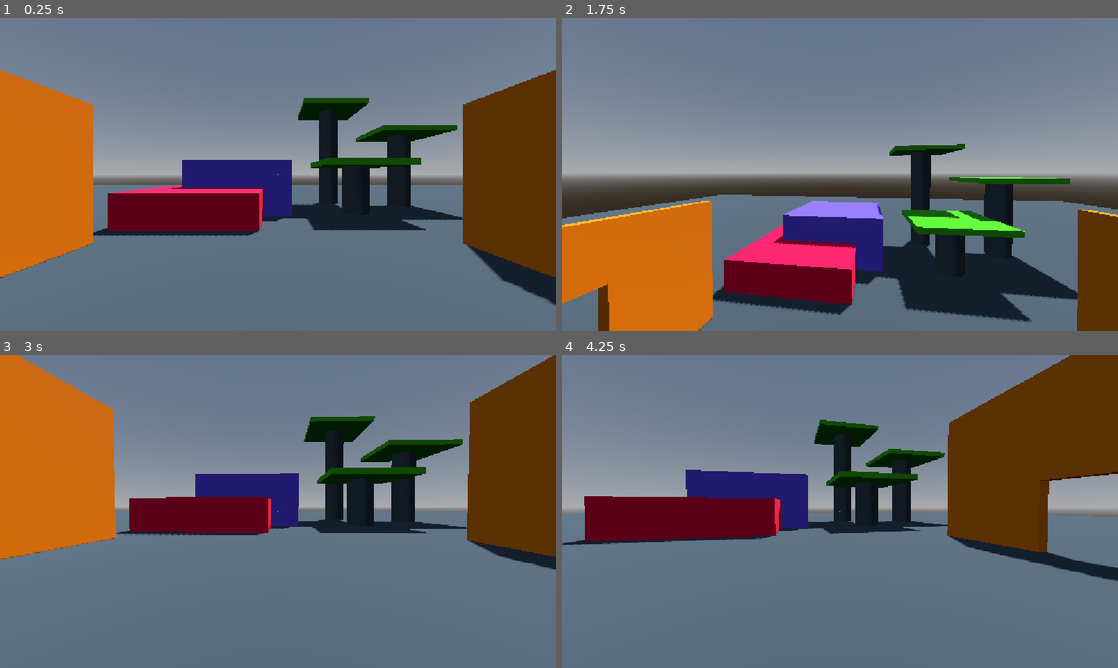
Above: before the commit, frames 1-4 (two rows, left to right).
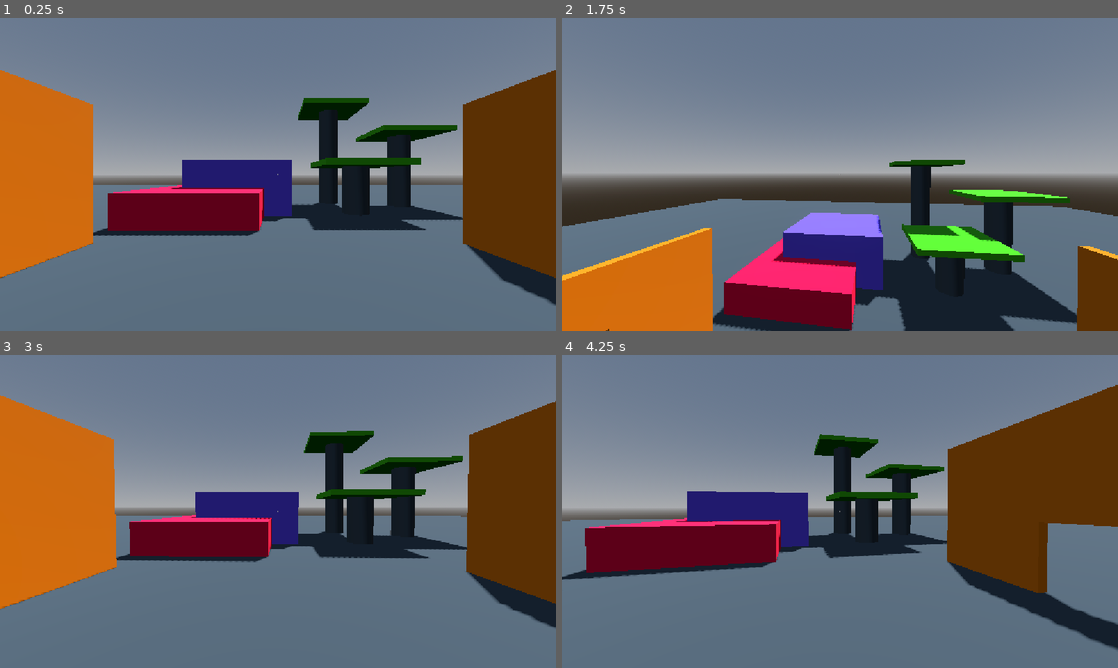
Above: after the commit, the same moments.

Repository: zednotfound/ultimate_godot
Game: Godot game, scene res://1_input/input_module.tscn
Two runs of this game, one before a commit and one after it. Both use one fixed random seed, a clock stepped at 60 frames per second and the inputs below.
Inputs (mouse positions are in pixels of both pictures, inside the frame that each line leads up to):
- Up to frame 1 (0.25 s): no input
- Up to frame 2 (1.75 s): tap Enter at 0.5 s; move the mouse to (867, 174) at 0.52 s; hold Shift (sprint) 0.53-1.28 s; hold Space (fly_up) from 0.53 s (still down); tap Ctrl (crouch) at 0.6 s; click (867, 174) at 0.67 s; move the mouse to (812, 174) at 1.27 s; tap Shift (sprint) at 1.35 s; click (812, 174) at 1.42 s; tap F (toggle_flight) at 1.55 s
- Up to frame 3 (3 s): keep holding Space (fly_up); move the mouse to (289, 505) at 2.02 s; hold Alt (walk) 2.03-2.78 s; tap F (toggle_flight) at 2.1 s; click (289, 505) at 2.17 s; move the mouse to (272, 517) at 2.77 s; tap Alt (walk) at 2.85 s; click (272, 517) at 2.92 s
- Up to frame 4 (4.25 s): keep holding Space (fly_up); tap Ctrl (crouch) at 3.05, 3.6 s; move the mouse to (878, 514) at 3.52 s; hold Shift (sprint) from 3.53 s (still down); click (878, 514) at 3.67 s

The runs differ from the first frame. In frame 1, less than 0.1% of the frame differs, in the area x 0-100%, y 16-84%; in frame 2, 22%; in frame 3, 22%; in frame 4, 24%, in the area x 0-100%, y 0-95%.

Commit message:
Clean up player input handling

Diff:
--- a/0_sandbox/player/player.gd
+++ b/0_sandbox/player/player.gd
@@ -1,48 +1,72 @@
 class_name Player
 extends CharacterBody3D
 
-# Debug
-@export var debug_info := false
-
-# Mouse
-@export_group("Mouse Stuff")
+enum PlayerMoveState { WALKING, CROUCHING, FLYING }
+enum PlayerMoveSpeed { SLOW_WALKING, WALKING, SPRINTING }
+
+@export_group("Mouse")
 @export var mouse_sensitivity := Vector2(0.15, 0.15)
 @export_range(30.0, 90.0) var max_vertical_look_angle := 90.0
 @export_range(-90.0, -30.0) var min_vertical_look_angle := -90.0
 
-# Movement
 @export_group("Movement")
 @export var movement_acceleration = 2.0
+@export var slow_walk_speed := 2.5
+@export var walk_speed := 6.5
+@export var sprint_speed := 14.0
+
+@export_subgroup("Jumping")
+@export_range(0.1, 30.0) var min_jump_force := 4.5
+@export_range(0.2, 50.0) var max_jump_force := 11.5
+@export_range(0.2, 5.0) var jump_charge_time := 0.5
+@export_range(0.0, 30.0) var jump_camera_stretch := 3.5
+@export_range(0.2, 30.0) var air_jump_force := 8.5
+@export var air_jumps := 1
+
+@export_subgroup("Movement Physics")
 @export var stop_drag := 0.9
-@export var walk_speed := 2.5
-@export var move_speed := 8.0
-@export var sprint_speed := 14.0
 @export var push_force = 5.0
-
-# Gravity and Jumping
-@export_group("Gravity and Jumping")
-@export var gravity := 18.0
-@export_range(0.1, 30.0) var min_jump_force := 5.0
-@export_range(0.2, 50.0) var max_jump_force := 15.0
-@export_range(0.5, 5.0) var jump_charge_time := 2.0
-@export_range(1.0, 30.0) var jump_camera_stretch := 12.0
-@export_range(0.2, 30.0) var air_jump_force := 10.0
-@export var air_jumps := 1
-
-var max_speed := 0.0
-var movement_drag := 0.0
-var movement_direction := Vector3.ZERO
+@export var gravity_multiplier := 2.0
+
+@export_group("Misc")
+@export var debug_info := false
+
+var player_movement_direction := Vector3.ZERO
+var player_move_speed := PlayerMoveSpeed.WALKING
+var player_move_state := PlayerMoveState.WALKING:
+	set(new_player_move_state):
+		match new_player_move_state:
+			PlayerMoveState.CROUCHING:
+				player_animation.play("crouch")
+			# Stand up after crouching
+			_ when player_move_state == PlayerMoveState.CROUCHING:
+				player_animation.play_backwards("crouch")
+		player_move_state = new_player_move_state
+
+# How fast the player should be moving at
+var player_move_speed_scalar: float:
+	get:
+		match player_move_speed:
+			PlayerMoveSpeed.SLOW_WALKING:
+				return slow_walk_speed
+			PlayerMoveSpeed.SPRINTING:
+				return sprint_speed
+			_:
+				return walk_speed
+
+var player_movement_drag: float:
+	get:
+		return movement_acceleration / player_move_speed_scalar
+
 var jump_charge := 0.0
 var air_jumps_remaining := air_jumps
-var is_crouching := false:
-	set(value):
-		is_crouching = value
-		if not is_crouching:
-			player_animation.play_backwards("crouch")
-		else:
-			player_animation.play("crouch")
+var can_jump: bool:
+	get:
+		return (
+			player_move_state != PlayerMoveState.FLYING
+			and (is_on_floor() or not jump_grace_timer.is_stopped())
+		)
 var was_on_floor := false
-var is_flying := false
 
 @onready var camera: Camera3D = $Camera3D
 @onready var camera_starting_fov := camera.fov
@@ -54,11 +78,65 @@
 	# Capture the mouse at the start of the game
 	Input.mouse_mode = Input.MOUSE_MODE_CAPTURED
 
-	# Character moves at the move_speed by default
-	set_new_max_speed(move_speed)
-
 
 func _process(delta: float) -> void:
+	process_player_quitting_input()
+	process_player_movement_state_and_speed()
+	process_player_movement_direction_input()
+	process_player_jump_input(delta)
+
+
+func _physics_process(delta: float) -> void:
+	# Apply gravity while the player is not on the floor and not flying
+	if not is_on_floor() and player_move_state != PlayerMoveState.FLYING:
+		velocity += get_gravity() * gravity_multiplier * delta
+
+	# Track last frame on the floor
+	if is_on_floor():
+		was_on_floor = true
+		jump_grace_timer.stop()
+	elif was_on_floor:
+		was_on_floor = false
+		jump_grace_timer.start()
+
+	# Determine drag
+	var drag := player_movement_drag
+	if player_movement_direction.is_zero_approx():
+		drag = stop_drag
+
+	if player_move_state == PlayerMoveState.FLYING:
+		move_and_collide(player_movement_direction * player_move_speed_scalar * delta)
+	else:
+		# Determine velocity -> no vertical velocity
+		var walk_velocity := Vector3(velocity.x, 0.0, velocity.z)
+
+		# Calculate the velocity and add it to the current velocity
+		var velocity_to_add: Vector3 = (
+			(player_movement_direction * movement_acceleration) - (walk_velocity * drag)
+		)
+		velocity += velocity_to_add
+		move_and_slide()
+
+	physics_push_other_bodies()
+
+
+func _input(event: InputEvent) -> void:
+	# Rotate the camera based on mouse motion
+	if event is InputEventMouseMotion and Input.mouse_mode == Input.MOUSE_MODE_CAPTURED:
+		# Rotate the controller left and right based on horizontal mouse motion
+		rotation_degrees.y -= event.relative.x * mouse_sensitivity.x
+
+		# Rotate the camera up and down based on vertical mouse motion
+		camera.rotation_degrees.x -= event.relative.y * mouse_sensitivity.y
+
+		# Clamp the camera rotation between min and max look angles
+		camera.rotation_degrees.x = clampf(
+			camera.rotation_degrees.x, min_vertical_look_angle, max_vertical_look_angle
+		)
+
+
+# Process when the player hits ESC to quit and mouse re-capture if cancelling.
+func process_player_quitting_input() -> void:
 	# Capture the mouse if the left mouse button is pressed
 	if (
 		Input.is_mouse_button_pressed(MOUSE_BUTTON_LEFT)
@@ -75,57 +153,75 @@
 			# Release the mouse if it is currently captured
 			Input.mouse_mode = Input.MOUSE_MODE_VISIBLE
 
+
+# Determine what movement state the player is in based on input
+func process_player_movement_state_and_speed() -> void:
+	# Flying, crouching, or walking
 	if Input.is_action_just_pressed("toggle_flight"):
-		if is_flying:
-			is_flying = false
+		if player_move_state != PlayerMoveState.FLYING:
+			player_move_state = PlayerMoveState.FLYING
+			play_begin_flying_tween()
 		else:
-			is_flying = true
-			var flight_tween = create_tween()
-			flight_tween.set_ease(Tween.EASE_OUT)
-			flight_tween.set_trans(Tween.TRANS_QUAD)
-			flight_tween.tween_property(
-				self, "global_position", global_position + Vector3(0, 3.5, 0), 0.3
-			)
-			flight_tween.play()
-
-	# Get the movement input as a Vector2, X is the left/right input, Y is the forward/backward
+			player_move_state = PlayerMoveState.WALKING
+
+	if Input.is_action_just_pressed("crouch") and player_move_state != PlayerMoveState.FLYING:
+		if player_move_state != PlayerMoveState.CROUCHING:
+			player_move_state = PlayerMoveState.CROUCHING
+		else:
+			player_move_state = PlayerMoveState.WALKING
+
+	# Speed
+	if Input.is_action_pressed("walk"):
+		player_move_speed = PlayerMoveSpeed.SLOW_WALKING
+	elif Input.is_action_pressed("sprint"):
+		player_move_speed = PlayerMoveSpeed.SPRINTING
+	else:
+		player_move_speed = PlayerMoveSpeed.WALKING
+
+
+# Process what direction the player is trying to move in
+func process_player_movement_direction_input() -> void:
+	# Get the movement input as a Vector2
+	#   X is the left/right input
+	#   Y is the forward/backward
 	var input_direction := Input.get_vector(
 		"move_left", "move_right", "move_forward", "move_backward"
 	)
 
 	# Calculate the movement direction, multiply with the basis
 	# so that we move according to the controllers rotation
-	var new_move_dir := transform.basis * Vector3(input_direction.x, 0.0, input_direction.y)
-
-	if is_flying:
-		if Input.is_action_pressed("fly_up"):
-			new_move_dir += Vector3(0, 1, 0)
-
-		if Input.is_action_pressed("fly_down"):
-			new_move_dir += Vector3(0, -1, 0)
-
-	if not is_flying:
-		movement_direction = Vector3(new_move_dir.x, 0.0, new_move_dir.z).normalized()
-	else:
-		movement_direction = new_move_dir.normalized()
-	determine_player_move_speed()
-
-	if not is_flying:
+	var new_move_direction := transform.basis * Vector3(input_direction.x, 0.0, input_direction.y)
+
+	# Apply vertical direction based on player move state
+	match player_move_state:
+		PlayerMoveState.FLYING when Input.is_action_pressed("fly_up"):
+			new_move_direction += Vector3.UP
+		PlayerMoveState.FLYING when Input.is_action_pressed("fly_down"):
+			new_move_direction += Vector3.DOWN
+		_:
+			new_move_direction.y = 0.0
+
+	player_movement_direction = new_move_direction.normalized()
+
+
+# Process player charged and air jumping
+func process_player_jump_input(delta: float) -> void:
+	if player_move_state != PlayerMoveState.FLYING:
 		# Charge up jump
 		if Input.is_action_just_pressed("jump"):
-			if can_jump():
+			if can_jump:
 				camera.v_offset = -0.05
 			else:
 				air_jump()
-		if Input.is_action_pressed("jump") and can_jump():
+		if Input.is_action_pressed("jump") and can_jump:
 			jump_charge = min(jump_charge_time, jump_charge + delta)
 			camera.fov = (
 				camera_starting_fov + (jump_charge / jump_charge_time) * jump_camera_stretch
 			)
 		# Release charged jump
-		elif Input.is_action_just_released("jump") and can_jump():
-			if is_crouching:
-				is_crouching = false
+		elif Input.is_action_just_released("jump") and can_jump:
+			if player_move_state == PlayerMoveState.CROUCHING:
+				player_move_state = PlayerMoveState.WALKING
 			var jump_force = (
 				min_jump_force
 				+ ((jump_charge / jump_charge_time) * (max_jump_force - min_jump_force))
@@ -135,99 +231,46 @@
 			camera.v_offset = 0
 			camera.fov = camera_starting_fov
 
-		# Crouch
-		if Input.is_action_just_pressed("crouch"):
-			is_crouching = not is_crouching
-
-
-func _physics_process(delta: float) -> void:
-	# Apply gravity while the controller is not on the floor and not flying
-	if not is_on_floor() and not is_flying:
-		velocity.y -= gravity * delta
-
-	# Track last frame on the floor
-	if is_on_floor():
-		was_on_floor = true
-		jump_grace_timer.stop()
-	elif was_on_floor:
-		was_on_floor = false
-		jump_grace_timer.start()
-
-	# Using movement_drag by default
-	var drag := movement_drag
-
-	# Use the stop_drag if there is no movement direction
-	if movement_direction.is_zero_approx():
+
+# Determine the drag to apply to player movement
+func physics_calculate_drag() -> float:
+	var drag := player_movement_drag
+	if player_movement_direction.is_zero_approx():
 		drag = stop_drag
-
-	if is_flying:
-		move_and_collide(movement_direction * max_speed * delta)
-	else:
-		# Get the flat velocity -> no vertical velocity
-		var flat_velocity := Vector3(velocity.x, 0.0, velocity.z)
-
-		# Calculate the velocity and add it to the current velocity
-		var velocity_to_add: Vector3 = (
-			(movement_acceleration * movement_direction) - (flat_velocity * drag)
-		)
-		velocity += velocity_to_add
-		move_and_slide()
-
-	# For pushing rigid bodies around
+	return drag
+
+
+# Push other physics bodies
+func physics_push_other_bodies() -> void:
 	for i in get_slide_collision_count():
 		var c = get_slide_collision(i)
 		if c.get_collider() is RigidBody3D:
 			c.get_collider().apply_central_impulse(-c.get_normal() * push_force)
 
 
-func _input(event: InputEvent) -> void:
-	# Rotate the camera based on mouse motion
-	if event is InputEventMouseMotion and Input.mouse_mode == Input.MOUSE_MODE_CAPTURED:
-		# Rotate the controller left and right based on horizontal mouse motion
-		rotation_degrees.y -= event.relative.x * mouse_sensitivity.x
-
-		# Rotate the camera up and down based on vertical mouse motion
-		camera.rotation_degrees.x -= event.relative.y * mouse_sensitivity.y
-
-		# Clamp the camera rotation between min and max look angles
-		camera.rotation_degrees.x = clampf(
-			camera.rotation_degrees.x, min_vertical_look_angle, max_vertical_look_angle
-		)
-
-
-# Determine if the player is able to jump
-func can_jump() -> bool:
-	#return is_on_floor()
-	return not is_flying and (is_on_floor() or not jump_grace_timer.is_stopped())
-
-
 # Apply the jump force to the player
 func jump(jump_force: float) -> void:
-	if can_jump():
+	if can_jump:
 		air_jumps_remaining = air_jumps
 		velocity.y = jump_force
 
 
 # Apply the mid-air jump force to the player
 func air_jump() -> void:
-	if not is_flying and not can_jump() and not is_on_floor() and air_jumps_remaining > 0:
+	if (
+		player_move_state != PlayerMoveState.FLYING
+		and not can_jump
+		and not is_on_floor()
+		and air_jumps_remaining > 0
+	):
 		air_jumps_remaining -= 1
 		velocity.y = air_jump_force
 
 
-# Determine how if the player should be walking or sprint
-func determine_player_move_speed():
-	if Input.is_action_pressed("walk"):
-		set_new_max_speed(walk_speed)
-	elif Input.is_action_pressed("sprint"):
-		set_new_max_speed(sprint_speed)
-	else:
-		set_new_max_speed(move_speed)
-
-
-# Utility function to set a new maximum speed
-func set_new_max_speed(nms: float) -> void:
-	if max_speed != nms:
-		max_speed = nms
-		# Recalculate the movement drag
-		movement_drag = movement_acceleration / max_speed
+# Lift player into the air when they start flying
+func play_begin_flying_tween() -> void:
+	var flight_tween := create_tween()
+	flight_tween.set_ease(Tween.EASE_OUT)
+	flight_tween.set_trans(Tween.TRANS_QUAD)
+	flight_tween.tween_property(self, "global_position", global_position + Vector3(0, 3.5, 0), 0.3)
+	flight_tween.play()
--- a/0_sandbox/player/player.tscn
+++ b/0_sandbox/player/player.tscn
@@ -159,10 +159,8 @@
 
 [node name="Player" type="CharacterBody3D" unique_id=69406656]
 script = ExtResource("1_87oom")
-move_speed = 6.5
 min_jump_force = 4.0
 max_jump_force = 10.0
-jump_charge_time = 0.5
 jump_camera_stretch = 3.0
 air_jump_force = 8.0
 
--- a/project.godot
+++ b/project.godot
@@ -16,7 +16,6 @@
 
 [display]
 
-window/size/mode=2
 window/stretch/mode="canvas_items"
 window/stretch/aspect="ignore"
 
